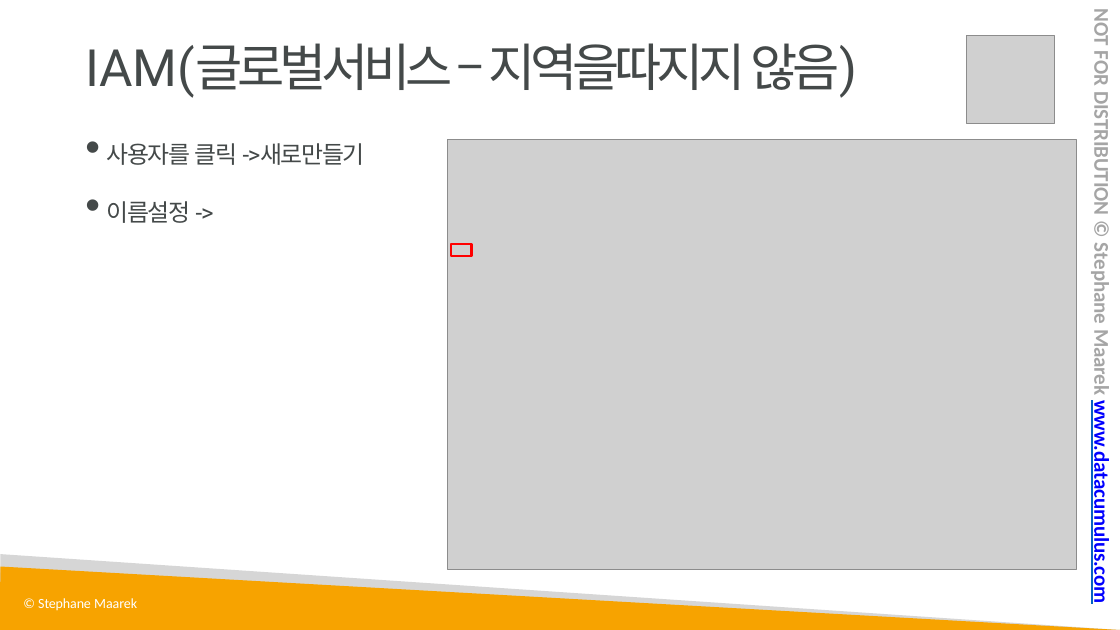
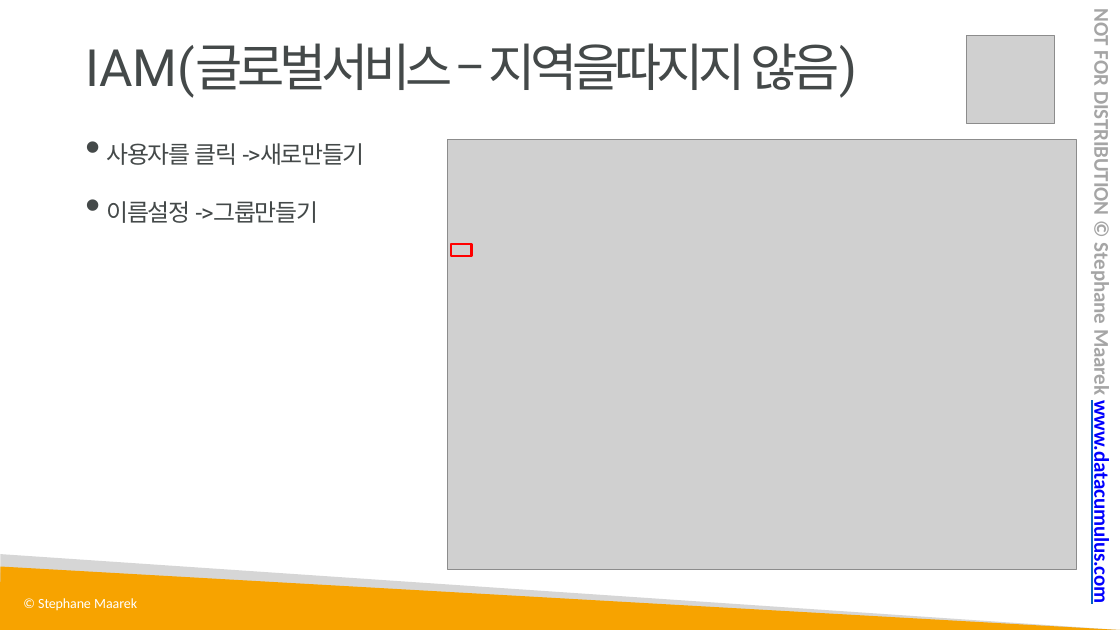
Before and after one commit to oct254k/doStudying, a slide deck: slide 2 of studyDocuments/devOpsAwsStudy/AWS Certified Developer/document/실습_유저권한및관리.pptx. Drawn at 1120x630 pixels with LibreOffice and Linux fonts; fonts in the diff are those of the drawing; grey boxes stand for pictures. Boxes give left, top, right and bottom in pixels: in the first picture for what was removed or moved away, otherwise in the second. Text is boxed around its words. In the diff, an @@ line names an element or a change of style, - is before the commit and + after.

```diff
--- a/studyDocuments/devOpsAwsStudy/AWS Certified Developer/document/실습_유저권한및관리.pptx
+++ b/studyDocuments/devOpsAwsStudy/AWS Certified Developer/document/실습_유저권한및관리.pptx
@@ text at (106, 201, 318, 223): text changed @@
-• 이름설정 ->
+• 이름설정 ->그룹만들기
```
Also in this commit, not shown: 1 other file.
